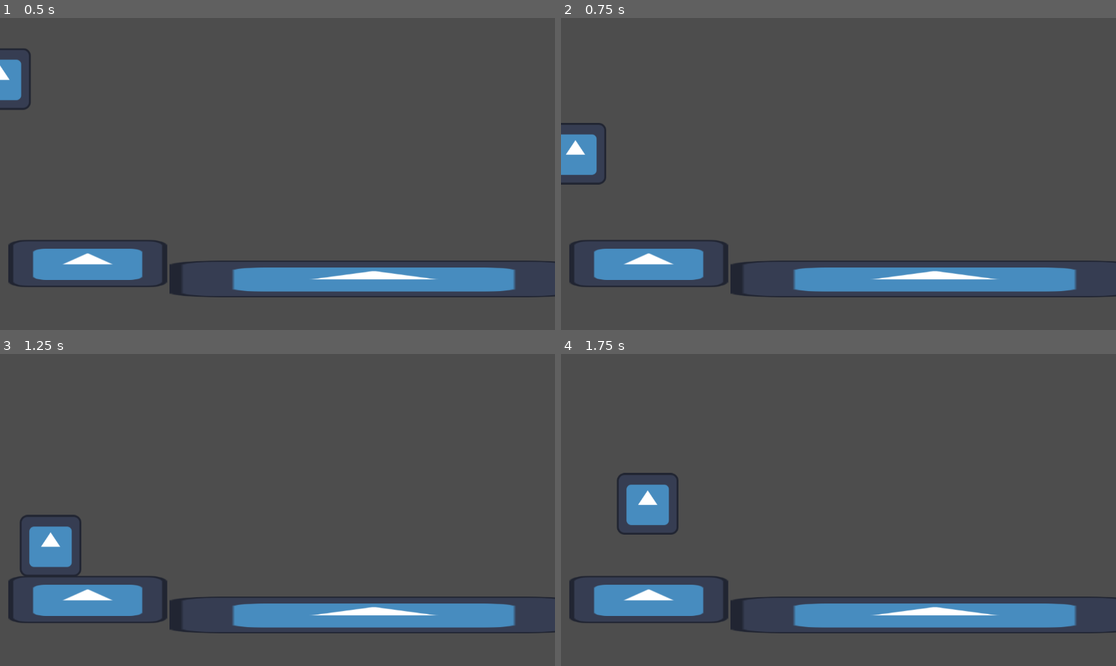
Above: before the commit, frames 1-4 (two rows, left to right).
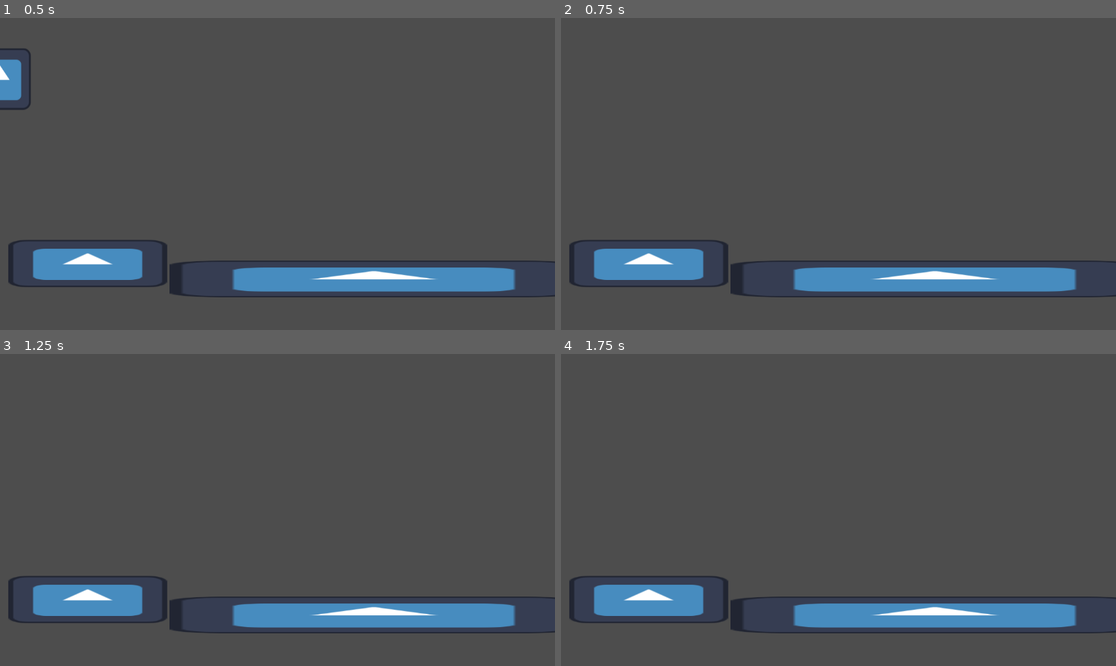
Above: after the commit, the same moments.

Repository: SrLito/Duck-Tales
Game: Godot game, scene res://escenas/nivel.tscn
The game is run twice, just before and just after one commit, with the same random seed, the same clock (stepped at 60 frames per second) and the same inputs. The engine's default icon, where the game draws it, is replaced by a stand-in: a white triangle on a blue panel in a dark square.
Inputs:
- Up to frame 1 (0.5 s): no input
- Up to frame 2 (0.75 s): hold D (derecha) from 0.53 s (still down)
- Up to frame 3 (1.25 s): keep holding D (derecha); tap Space (saltar) at 0.77 s
- Up to frame 4 (1.75 s): keep holding D (derecha); tap Space (saltar) at 1.52 s

Frame 1 is identical in both runs. In frame 2, 1.0% of the frame differs, in the area x 0-9%, y 33-54%; in frame 3, 1.3%; in frame 4, 1.3%, in the area x 10-22%, y 38-58%.
Error after the commit: Invalid assignment of property or key 'scale' with value of type 'float' on a base object of type 'Sprite2D'. (res://scripts/jugador.gd:16)

Commit message:
Ajuste para que mire izquierda o derecha
script de player modificado

Diff:
--- a/scripts/jugador.gd
+++ b/scripts/jugador.gd
@@ -11,6 +11,10 @@
 	var direccion = Input.get_axis("izquierda" , "derecha")
 	velocity.x = velocidad * direccion
 
+	# Mirar a izquierda o derecha
+	if direccion != 0:
+		$Sprite2D.scale = direccion
+
 	# Aplico gravedad al personaje.
 	if not is_on_floor():
 		velocity.y = velocity.y + gravedad * delta
